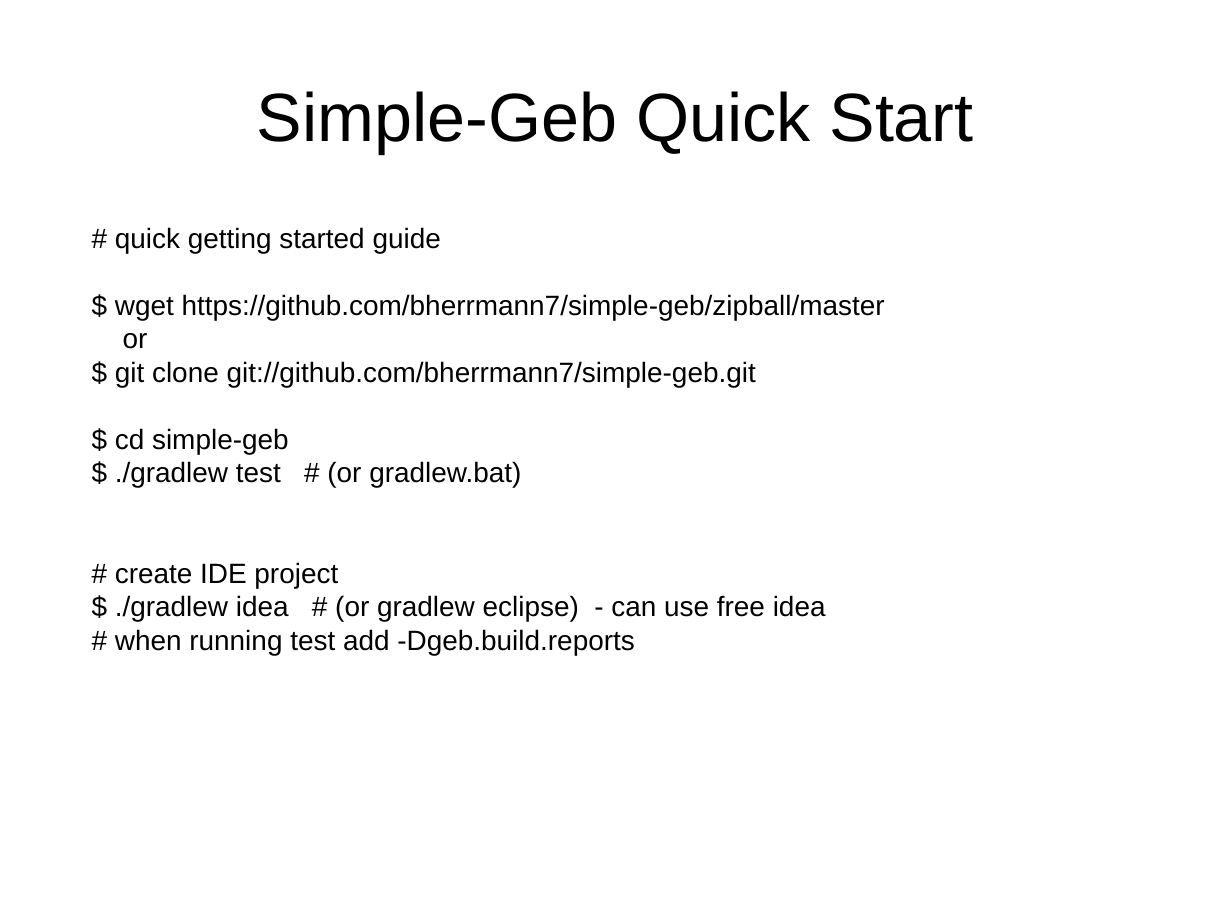
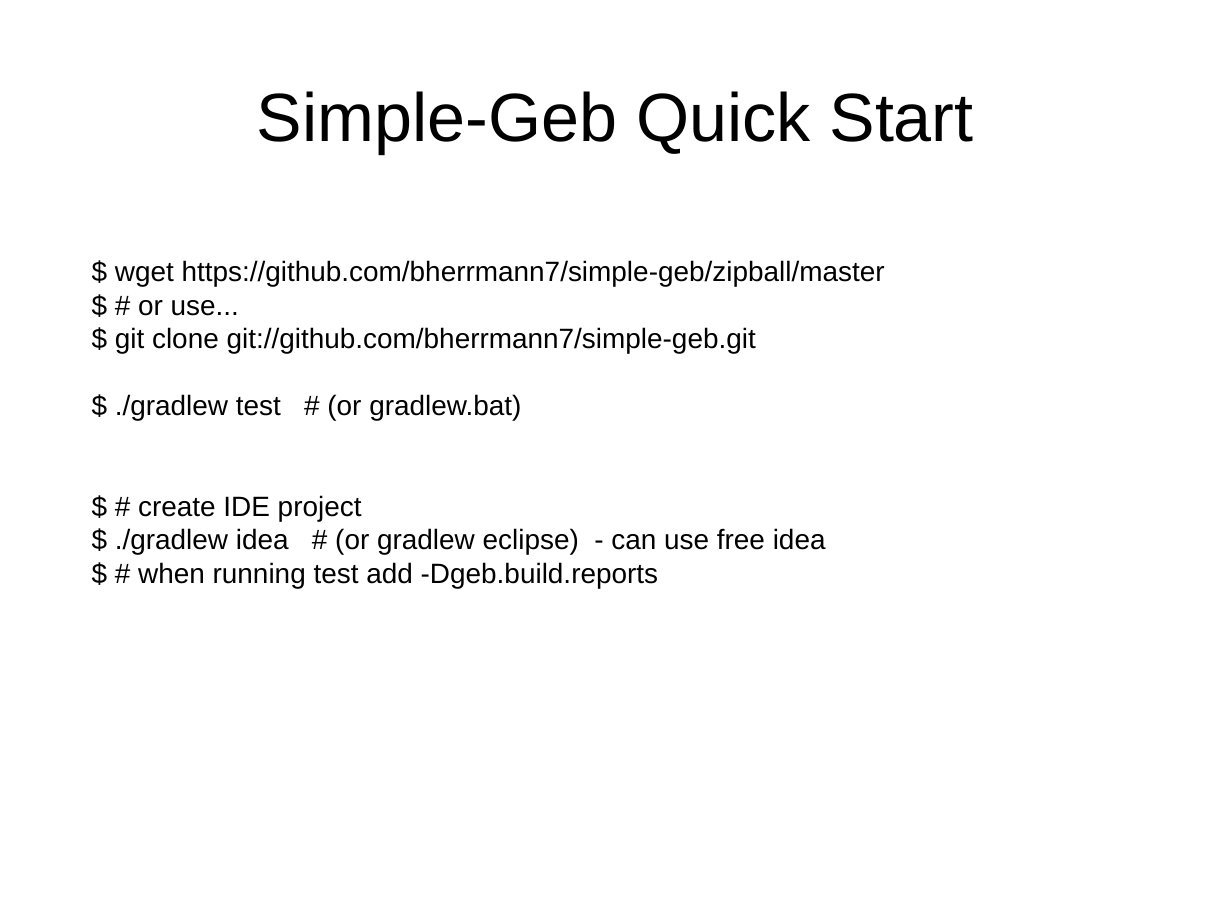
Before and after one commit to bherrmann7/simple-geb, a slide deck: slide 25 of talk/talk.odp. Drawn at 1232x924 pixels with LibreOffice and Linux fonts; fonts in the diff are those of the drawing. Boxes give left, top, right and bottom in pixels: in the first picture for what was removed or moved away, otherwise in the second. Text is boxed around its words. In the diff, an @@ line names an element or a change of style, - is before the commit and + after.

```diff
--- a/talk/talk.odp
+++ b/talk/talk.odp
@@ text at (115, 227, 441, 253): paragraph removed @@
-# quick getting started guide
@@ text at (138, 300, 239, 316): text changed @@
-or
+$ # or use...
@@ text at (115, 428, 289, 454): paragraph removed @@
-$ cd simple-geb
@@ text at (138, 495, 362, 521): text changed @@
-# create IDE project
+$ # create IDE project
@@ text at (138, 562, 658, 588): text changed @@
-# when running test add -Dgeb.build.reports
+$ # when running test add -Dgeb.build.reports
```
Also in this commit, not shown: 6 other slides changed, 3 slides added, 1 slide removed, 4 other files.
